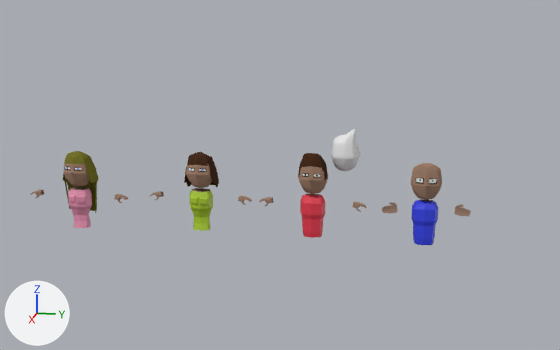
The Blender file Assets/Low Poly Characters/Humans_Low_Poly(.blend).blend: old version first, new version second.
Both versions are drawn from a 50 mm lens placed at (75.2, 11.7, 28.7), pointed at (-0.4, -3.4, 9.8). The axes (+X, +Y, +Z) are drawn at lower left. The lights are the same throughout.

In view in the first picture: 'Body', 'Female 1', 'Female 2', 'Head', 'Head.001', 'Head.002', 'Male 1'.
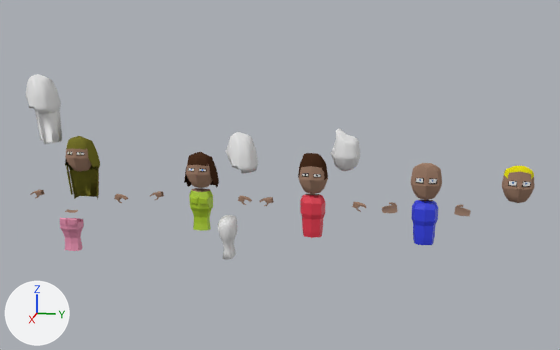
What changed in the scene script:
```text
Change me_cube_003:
    remove me_cube_003.from_pydata(...)  # 728 vertices, 556 faces, 1 loose edge; spans x -1.86..1.58, y -1.83..5.47, z -10.33..1.79
    add me_cube_003.from_pydata(...)  # 562 vertices, 324 faces, 2 loose edges; spans x -0.64..1.23, y -5.47..5.47, z -10.33..-2.31
    me_cube_003 part 1: the loose piece of 364 vertices spanning x -1.86..1.58, y -1.83..0.0, z -5.3..1.79 is deleted
    me_cube_003 part 2: 51 vertices removed from x -0.87..1.03, y 0.0..1.28, z -6.54..-2.3; 3 vertices added at x -0.64..-0.61, y -0.79..-0.77, z -6.51..-6.43
    remove me_cube_003.materials.append(mat_ojo_002)  # black #030303
    remove me_cube_003.materials.append(mat_material_006)  # light grey #e2e2e2
    remove me_cube_003.materials.append(mat_material_002)  # dark yellow #78752e
    remove me_cube_003.materials.append(mat_ojoazul_001)  # blue #4889e7
Change ob_female_1:
    remove _m = ob_female_1.modifiers.new('Reflectividad', 'MIRROR')
    remove _m.use_axis = (False, True, False)
    remove _m.use_clip = True
Change ob_head_002:
    ob_head_002.rotation_euler: (0.0, 0.0, -3.142) -> (0.0, 0.0, 0.0)  # degrees (0, 0, -180) -> degrees (0, 0, 0)
Add ob_head_005:
    ob_head_005 = bpy.data.objects.new('Head.005', me_cube_016)  # 606 vertices, 594 faces; spans x -1.51..1.63, y -1.51..1.51, z -1.96..1.69; in mat_skin_color (beige #a3836f), mat_ojonegro (black #030303), mat_ojoblanco (light grey #e2e2e2), mat_ojoverde (dark green #466d14), mat_blonde (yellow #e7de1a)
    ob_head_005.location = (-0.64, 19.97, 10.2)
Add ob_female_1_004:
    ob_female_1_004 = bpy.data.objects.new('Female 1.004', me_cube_017)  # 727 vertices, 710 faces; spans x -1.86..1.83, y -1.58..1.87, z -5.37..1.79
    ob_female_1_004.location = (0.39, -28.99, 17.84)
Add ob_female_1_002:
    ob_female_1_002 = bpy.data.objects.new('Female 1.002', me_cube_014)  # 727 vertices, 710 faces; spans x -1.87..1.58, y -1.86..1.83, z -5.37..1.79; in mat_color_cara_001 (beige #a3836f), mat_ojo_002 (black #030303), mat_material_006 (light grey #e2e2e2), mat_material_002 (dark yellow #78752e)
    ob_female_1_002.location = (0.29, -24.92, 11.43)
Add ob_female_1_001:
    ob_female_1_001 = bpy.data.objects.new('Female 1.001', me_cube_013)  # 64 vertices, 41 faces, 1 loose edge; spans x -0.87..1.03, y -0.67..1.28, z -6.54..-2.31; in mat_color_cara_001 (beige #a3836f), mat_clothes_1 (pink #e791af); modifiers MIRROR
    ob_female_1_001.location = (2.6, -25.26, 7.94)
Add ob_head_004:
    ob_head_004 = bpy.data.objects.new('Head.004', me_cube_012)  # 670 vertices, 656 faces; spans x -1.83..1.83, y -1.58..1.8, z -2.18..1.79
    ob_head_004.location = (-0.76, -7.7, 12.27)
Add ob_femalebody_001:
    ob_femalebody_001 = bpy.data.objects.new('FemaleBody.001', me_cube_010)  # 148 vertices, 118 faces; spans x -1.28..1.28, y -1.03..0.87, z -6.54..-2.3
    ob_femalebody_001.location = (0.45, -8.81, 7.51)
```

Where the change shows, as pixel boxes [x1, y1, x2, y2] in the pictures (560 x 350 px):
'Female 1', reshaped, modifiers changed
    before: [30, 151, 128, 228]
    after: [30, 190, 128, 203]
'Female 1.002', added
    after: [65, 136, 100, 199]
    faces in mat_material_002 (dark yellow #78752e): [65, 136, 100, 199]
    faces in mat_color_cara_001 (beige #a3836f): [65, 149, 99, 195]
'Female 1.004', added
    after: [25, 74, 62, 144]
'Head.005', added
    after: [502, 165, 535, 203]
    faces in mat_skin_color (beige #a3836f): [502, 172, 535, 203]
    faces in mat_blonde (yellow #e7de1a): [504, 165, 534, 179]
'Head.004', added
    after: [225, 132, 258, 174]
'Head.002', turned
    before: [331, 129, 361, 171]
    after: [330, 128, 360, 171]
'Female 1.001', added (pink)
    after: [60, 209, 84, 251]
    faces in mat_clothes_1 (pink #e791af): [60, 218, 84, 251]
'FemaleBody.001', added
    after: [218, 215, 237, 260]
part 1 of me_cube_003, deleted
    before: [63, 151, 98, 214]
part 2 of me_cube_003, cut back
    before: [68, 187, 92, 228]
'Female 2', unchanged, covered by the edit
    before: [150, 152, 252, 231]
    after: [150, 191, 252, 205]
'Head.003', unchanged, uncovered by the edit
    after: [184, 152, 219, 188]
'FemaleBody', unchanged, uncovered by the edit
    after: [189, 188, 213, 231]
